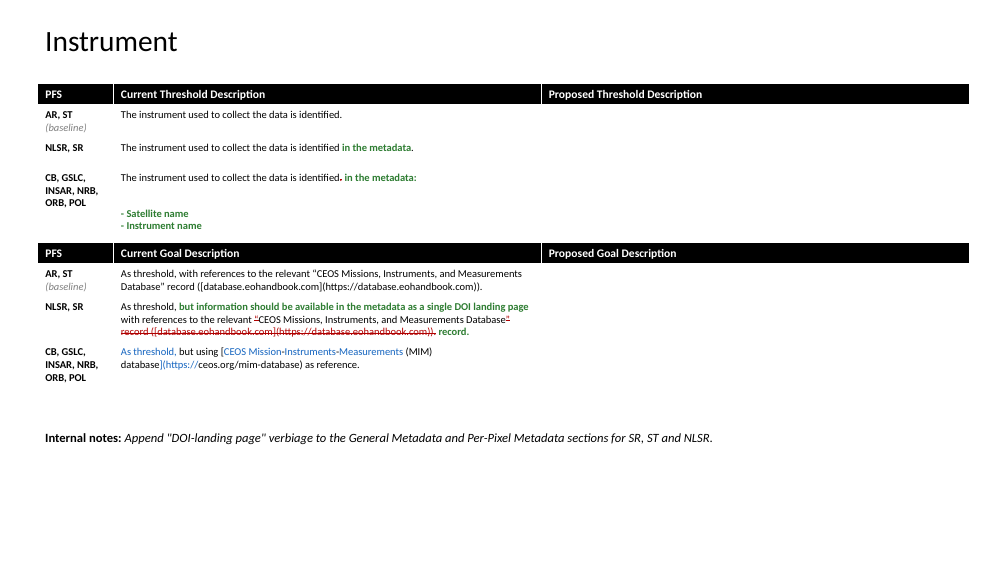
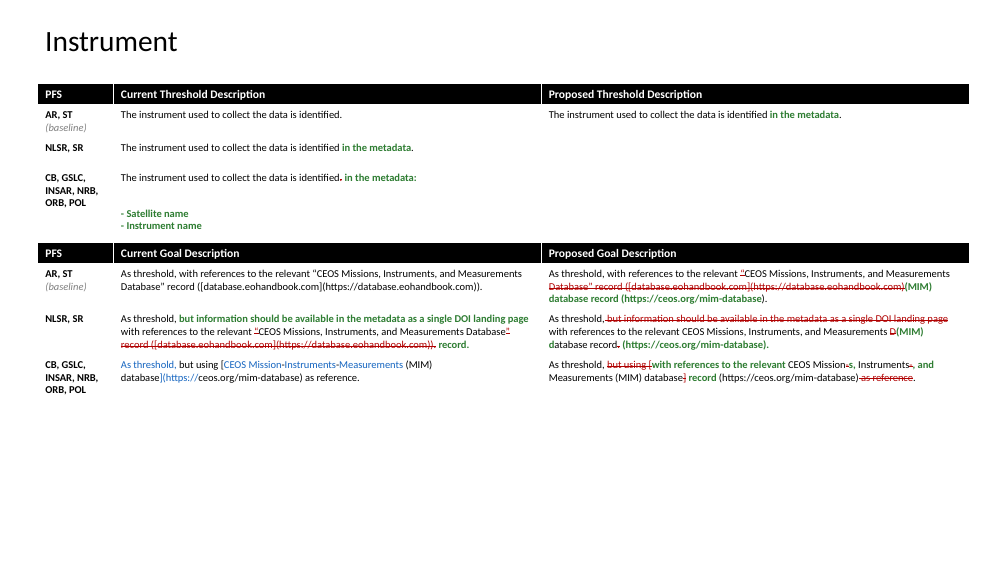
Before and after one commit to ceos-org/ceos-ard, a slide deck: slide 41 of differences.pptx (slide 26 before the commit). Drawn at 1008x567 pixels with LibreOffice and Linux fonts; fonts in the diff are those of the drawing. Boxes give left, top, right and bottom in pixels: in the first picture for what was removed or moved away, otherwise in the second. Text is boxed around its words. In the diff, an @@ line names an element or a change of style, - is before the commit and + after.

```diff
--- a/differences.pptx
+++ b/differences.pptx
@@ table at (38, 83, 969, 233) @@
-row 2, column 3: 
+row 2, column 3: The instrument used to collect the data is identified in the metadata.
@@ table at (38, 243, 969, 398) @@
-row 2, column 3: 
+row 2, column 3: As threshold, with references to the relevant “CEOS Missions, Instruments, and Measurements Database” record ([database.eohandbook.com](https://database.eohandbook.com)(MIM) database record (https://ceos.org/mim-database).
-row 3, column 3: 
+row 3, column 3: As threshold, but information should be available in the metadata as a single DOI landing page with references to the relevant CEOS Missions, Instruments, and Measurements D(MIM) database record. (https://ceos.org/mim-database).
-row 4, column 3: 
+row 4, column 3: As threshold, but using [with references to the relevant CEOS Mission-s, Instruments-, and Measurements (MIM) database] record (https://ceos.org/mim-database) as reference.
@@ text removed at (45, 433, 713, 444) @@
-Internal notes: Append "DOI-landing page" verbiage to the General Metadata and Per-Pixel Metadata sections for SR, ST and NLSR.
```
Also in this commit, not shown: 33 other slides changed, 40 slides added, 3 other files.
